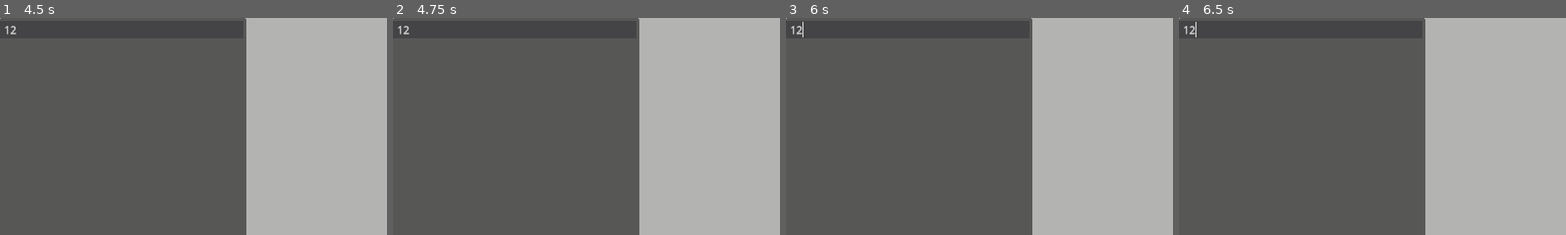
Above: before the commit, frames 1-4 (left to right).
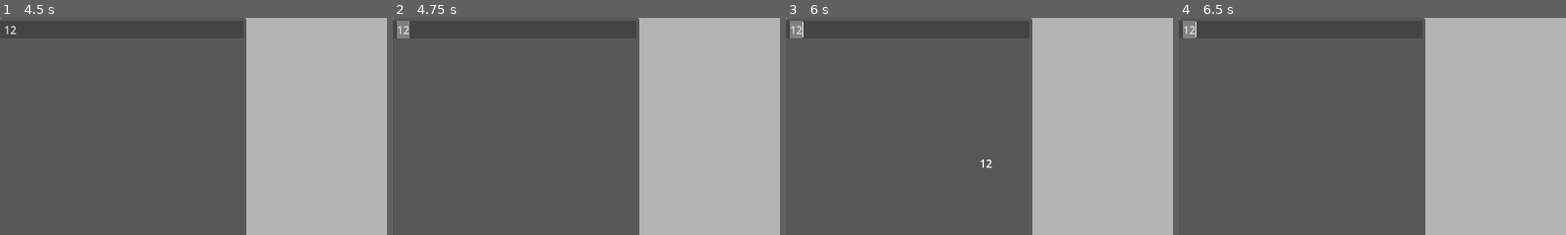
Above: after the commit, the same moments.

Repository: marekw96/matrixVisualisation
Game: Godot game, scene res://SceneWithCommands.tscn
The game is run twice, just before and just after one commit, with the same random seed, the same clock (stepped at 60 frames per second) and the same inputs.
Inputs (mouse positions are % of the whole screen's width and height, from its top left):
- Up to frame 1 (4.5 s): click (16, 27) at 0.52 s; type "12" at 0.6 s; click "Execute" at 1.25 s; tap Enter at 2, 3.5 s; move the mouse to (72, 45) at 2.02 s; hold D 2.03-2.75 s; tap Q at 2.1 s; click (72, 45) at 2.17 s; tap Space at 2.75, 4.25 s; drag from (30, 55) to (45, 70) at 2.77 s; move the mouse to (60, 28) at 3.52 s; hold D 3.53-4.25 s; tap Shift at 3.6 s; drag from (45, 70) to (20, 35) at 4.27 s
- Up to frame 2 (4.75 s): no input
- Up to frame 3 (6 s): tap Enter at 5 s; move the mouse to (80, 65) at 5.02 s; hold A 5.03-5.75 s; tap Q at 5.1 s; tap Space at 5.75 s; drag from (20, 35) to (35, 25) at 5.77 s
- Up to frame 4 (6.5 s): no input
The pictures show only the part of the screen within x 0-50%, y 0-50%; the shares and areas given below are measured in that part.

Frame 1 is identical in both runs. In frame 2, 0.2% of the frame differs, in the area x 1-5%, y 1-10%; in frame 3, 0.3%, in the area x 1-54%, y 1-70%; in frame 4, 0.2%.

Commit message:
Add help docs & print help on screen

Diff:
--- /dev/null
+++ b/HelpLabel.gd
@@ -0,0 +1,15 @@
+extends RichTextLabel
+
+
+# Called when the node enters the scene tree for the first time.
+func _ready():
+	var helpContent = FileAccess.open("res://docs/commands.txt", FileAccess.READ)
+	if helpContent:
+
+		add_text(helpContent.get_as_text())
+	else:
+		print("commands.txt not loaded")
+
+# Called every frame. 'delta' is the elapsed time since the previous frame.
+func _process(delta):
+	pass
--- a/SceneWithCommands.tscn
+++ b/SceneWithCommands.tscn
@@ -1,10 +1,11 @@
-[gd_scene load_steps=16 format=3 uid="uid://w8x3xd1hmwka"]
+[gd_scene load_steps=17 format=3 uid="uid://w8x3xd1hmwka"]
 
 [ext_resource type="Script" path="res://camera.gd" id="1_qudkr"]
 [ext_resource type="Script" path="res://CommandParserAndExecutor.gd" id="2_r0eia"]
 [ext_resource type="Script" path="res://StyleManager.gd" id="3_qj3ly"]
 [ext_resource type="Script" path="res://Style.gd" id="4_145dm"]
 [ext_resource type="Script" path="res://UIControl.gd" id="5_auhvp"]
+[ext_resource type="Script" path="res://HelpLabel.gd" id="6_uxxak"]
 
 [sub_resource type="Environment" id="Environment_iy8it"]
 background_mode = 1
@@ -109,7 +110,7 @@
 [node name="Control" type="Control" parent="." node_paths=PackedStringArray("scriptCode", "executionButton", "commadExecutor")]
 layout_mode = 3
 anchors_preset = 0
-offset_right = 600.0
+offset_right = 382.0
 offset_bottom = 578.0
 script = ExtResource("5_auhvp")
 scriptCode = NodePath("VBoxContainer/CodeEdit")
@@ -130,6 +131,15 @@
 layout_mode = 2
 text = "Execute"
 
+[node name="HelpLabel" type="RichTextLabel" parent="Control"]
+layout_mode = 0
+offset_left = 806.0
+offset_top = 2.0
+offset_right = 1150.0
+offset_bottom = 212.0
+fit_content = true
+script = ExtResource("6_uxxak")
+
 [node name="SpotLight3D" type="SpotLight3D" parent="."]
 transform = Transform3D(-0.312275, 0.647378, -0.695259, 0.251723, 0.762085, 0.596541, 0.916035, 0.011272, -0.400941, -28.1088, 0, 0)
 
